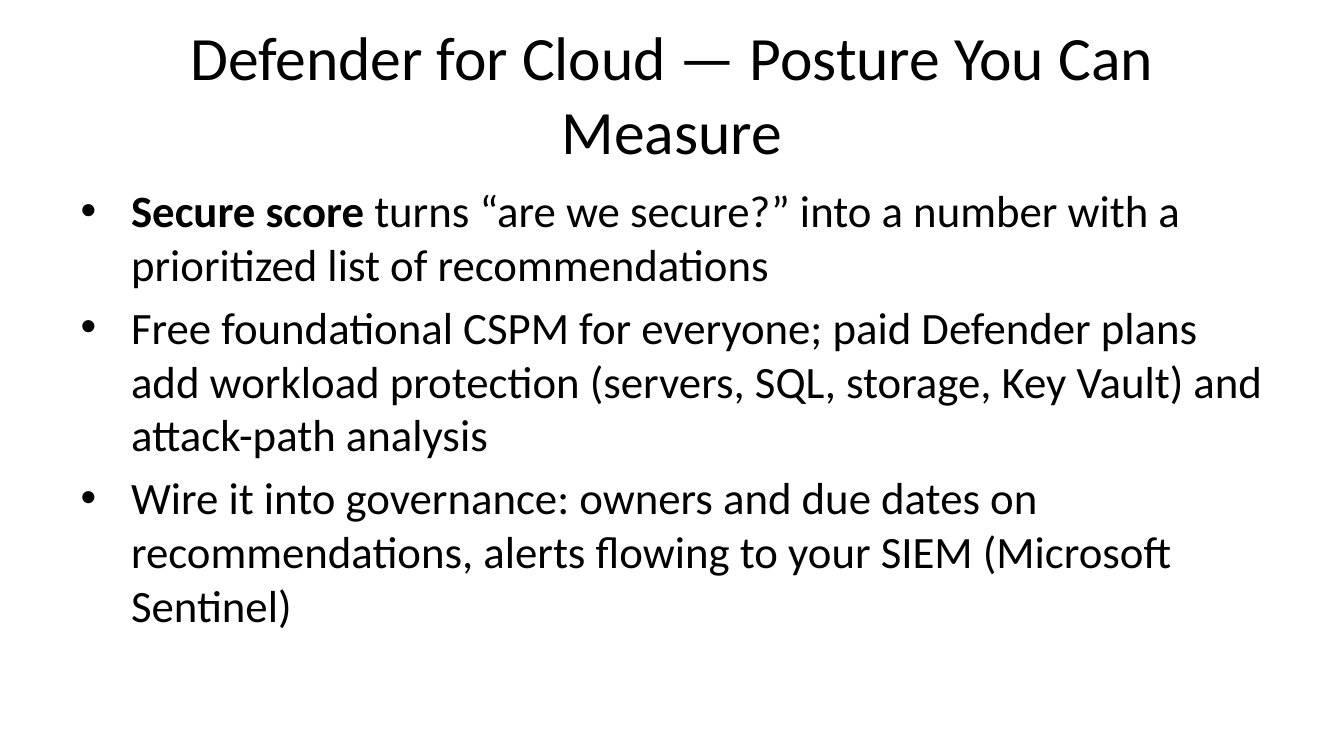
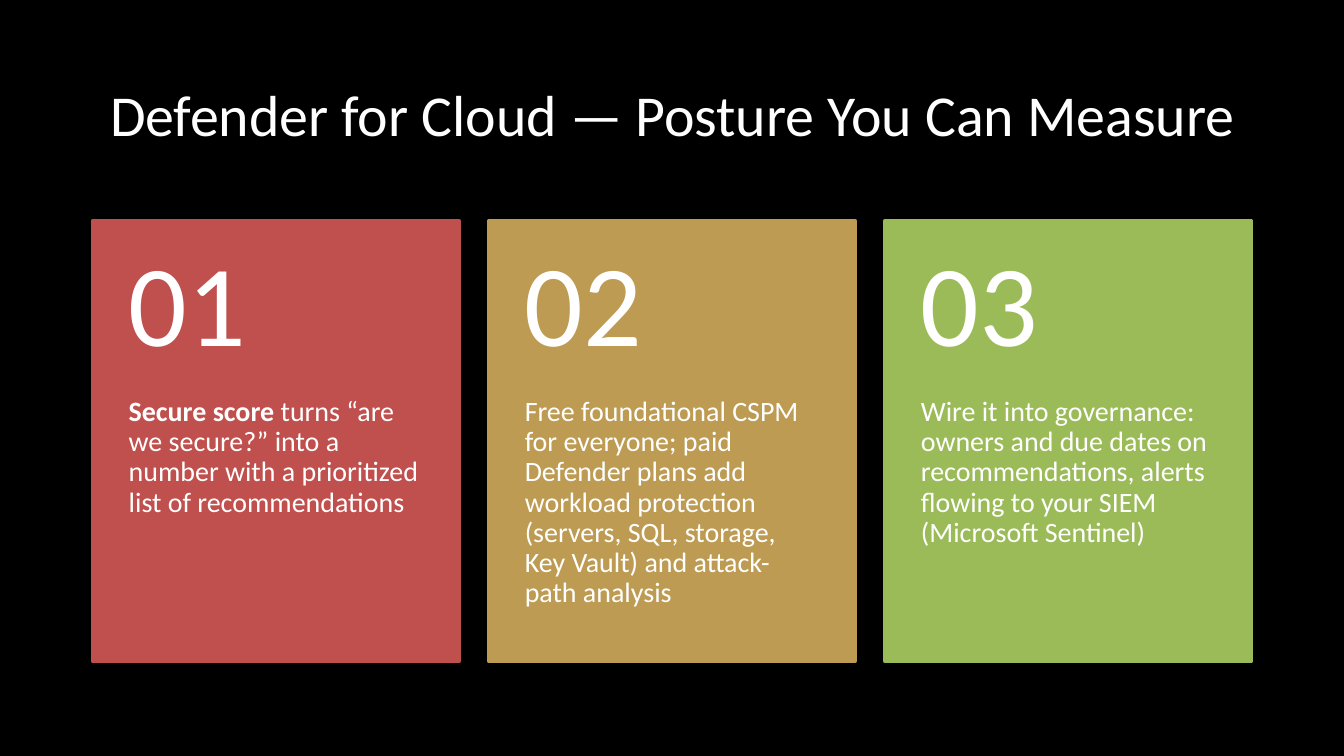
Before and after one commit to DC-AC/Azure-Precon, a slide deck: slide 89 of azure-precon-slides.pptx (slide 84 before the commit). Drawn at 1344x756 pixels with LibreOffice and Linux fonts; fonts in the diff are those of the drawing; background and template pictures are left out. Boxes give left, top, right and bottom in pixels: in the first picture for what was removed or moved away, otherwise in the second. Text is boxed around its words. In the diff, an @@ line names an element or a change of style, - is before the commit and + after.

```diff
--- a/azure-precon-slides.pptx
+++ b/azure-precon-slides.pptx
@@ background #FFFFFF to picture (left out) @@
@@ title "Defender for Cloud — Posture ...": place and size @@
-title "Defender for Cloud — Posture ..." at box(190, 37, 1153, 155)
+title "Defender for Cloud — Posture ..." at box(110, 95, 1234, 137)
@@ title "Defender for Cloud — Posture ..." at box(110, 95, 1234, 137): size 33 to 31 pt, text colour #000000 to #FFFFFF @@
@@ text removed at box(131, 195, 1262, 628) @@
-• Secure score turns “are we secure?” into a number with a prioritized list of recommendations
-• Free foundational CSPM for everyone; paid Defender plans add workload protection (servers, SQL, storage, Key Vault) and attack-path analysis
-• Wire it into governance: owners and due dates on recommendations, alerts flowing to your SIEM (Microsoft Sentinel)
@@ group added at box(93, 220, 1251, 660): 6 texts, 3 rectangles @@
+Secure score turns “are we secure?” into a number with a prioritized list of recommendations
+01
+Free foundational CSPM for everyone; paid Defender plans add workload protection (servers, SQL, storage, Key Vault) and attack-path analysis
+02
+Wire it into governance: owners and due dates on recommendations, alerts flowing to your SIEM (Microsoft Sentinel)
+03
```
Also in this commit, not shown: 101 other slides changed, 8 slides added, 1 slide removed, 2 other files.
